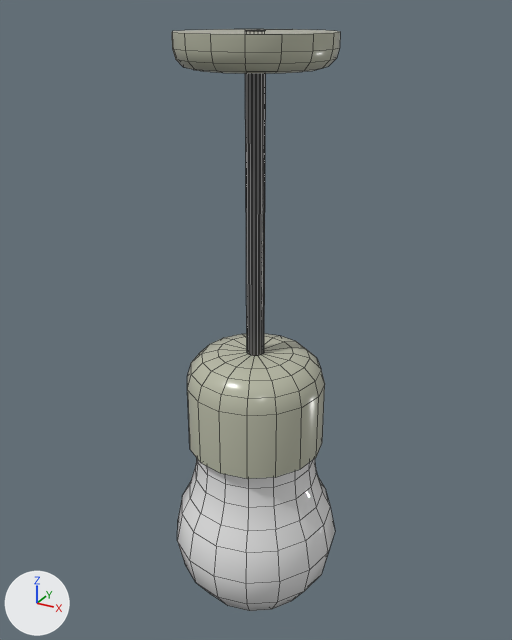
One commit to the FBX model Assets/Models/House/Furniture/Lightbulb.fbx: the scene before it, then after it.
Both versions are drawn from a 50 mm camera at (0.347, -0.63, 0.02) aimed at (-0.007, 0.014, -0.302). Arrows for +X, +Y and +Z are at lower left; the lights stay in place. The first picture is the older version. Mesh edges are drawn as thin lines. Where no turn or scale is listed for an object, it has been applied to the vertices.
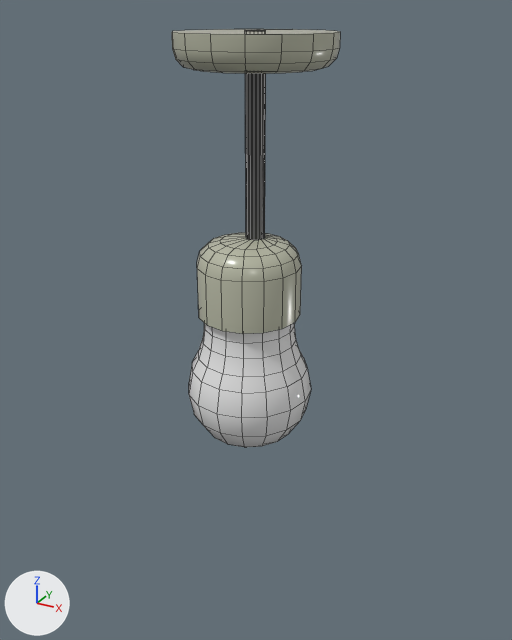
Location of each change, [x1, y1, x2, y2] in pixels of the pictures (512 x 640 px; the box of a moved part takes in the faces that stretch with it):
'Sphere', reshaped (28% shorter)
    before: [172, 29, 340, 611]
    after: [172, 29, 340, 447]
part 1 of me_sphere, moved or reshaped
    before: [177, 30, 335, 611]
    after: [189, 30, 311, 447]

The edits, one by one:
me_sphere is used by ob_sphere; location (0.0, 0.0, 0.0).
me_sphere had 337 vertices, 323 faces and spanned x -0.1..0.1, y -0.1..0.1, z -0.679..0.001.
me_sphere now has 337 vertices, 323 faces and spans x -0.079..0.079, y -0.083..0.079, z -0.441..0.001.
me_sphere part 1: 241 of 337 vertices moved; they spanned x -0.1..0.1, y -0.1..0.1, z -0.679..-0.334 and now span x -0.07..0.069, y -0.083..0.056, z -0.441..-0.201; mean shift (0.0, -0.013, 0.177); largest move (0.0, 0.0, -0.679) -> (0.0, -0.013, -0.441).
